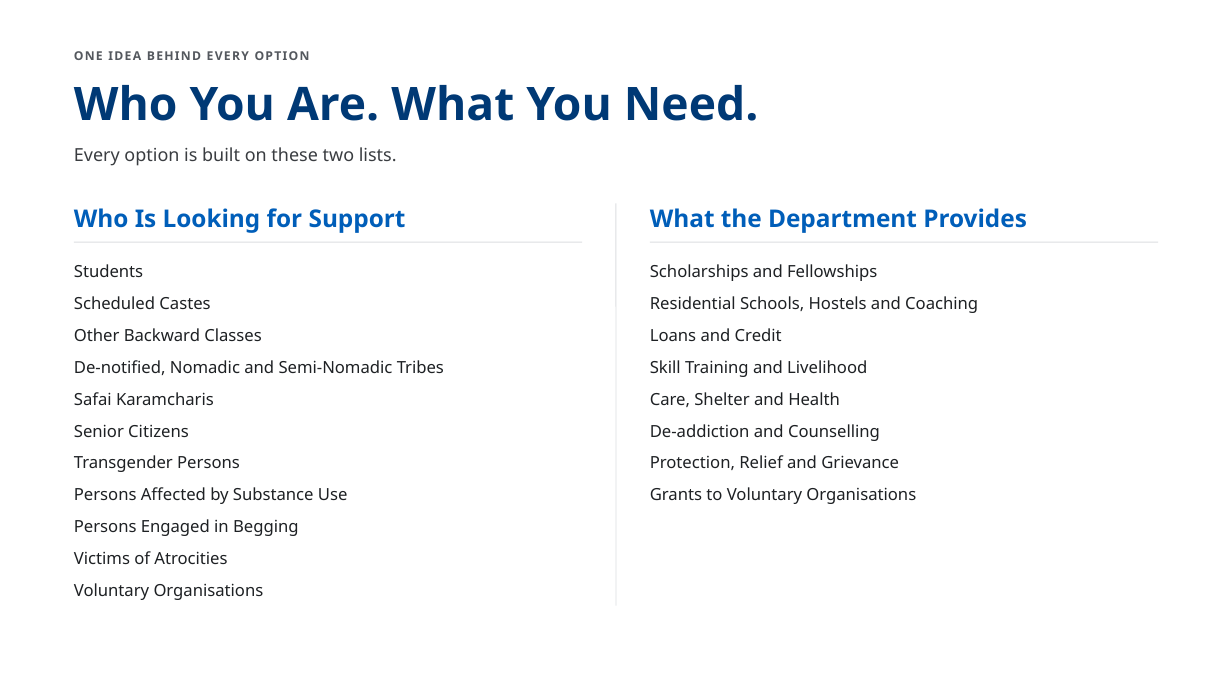
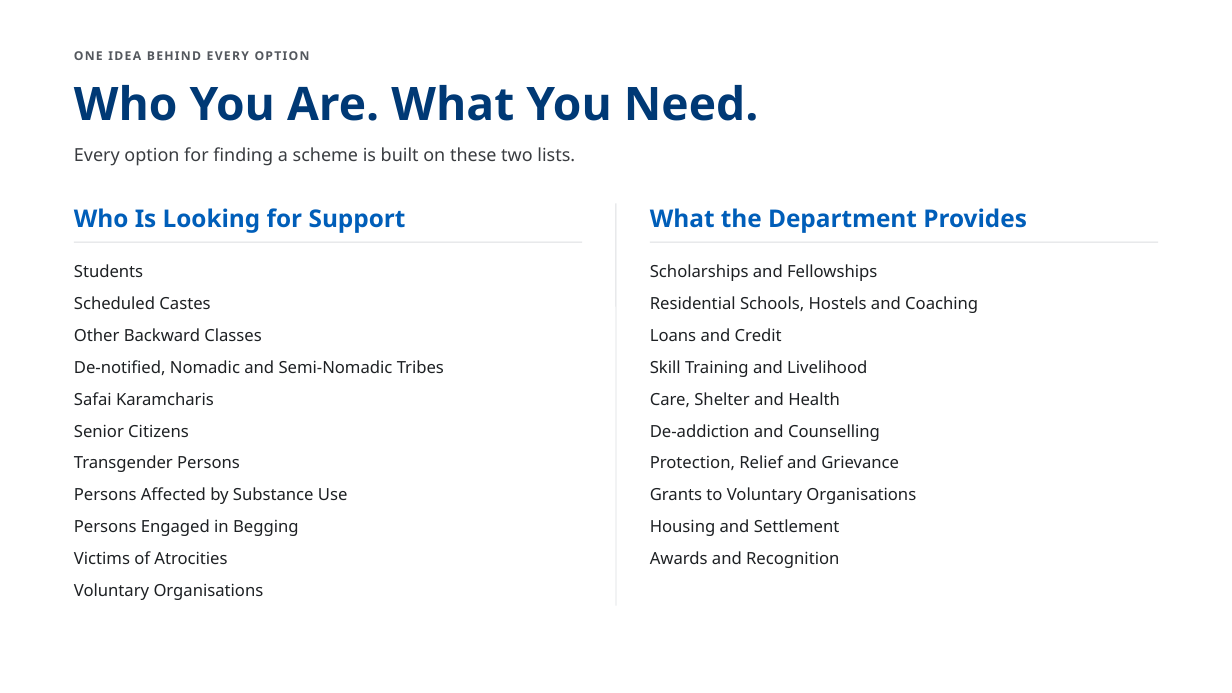
Before and after one commit to AkashShivanand/mosje, a slide deck: slide 2 of docs/plans/MoSJE-Service-Discovery-Options.pptx. Drawn at 1232x693 pixels with LibreOffice and Linux fonts; fonts in the diff are those of the drawing. Boxes give left, top, right and bottom in pixels: in the first picture for what was removed or moved away, otherwise in the second. Text is boxed around its words. In the diff, an @@ line names an element or a change of style, - is before the commit and + after.

```diff
--- a/docs/plans/MoSJE-Service-Discovery-Options.pptx
+++ b/docs/plans/MoSJE-Service-Discovery-Options.pptx
@@ text at <box>74,147,575,166</box>: text changed @@
-Every option is built on these two lists.
+Every option for finding a scheme is built on these two lists.
@@ text added at <box>650,519,840,536</box>, 13 pt, text #1E2124 @@
+Housing and Settlement
@@ text added at <box>650,551,839,568</box>, 13 pt, text #1E2124 @@
+Awards and Recognition
```
Also in this commit, not shown: 5 other slides changed, 5 slides added, 6 other files.
